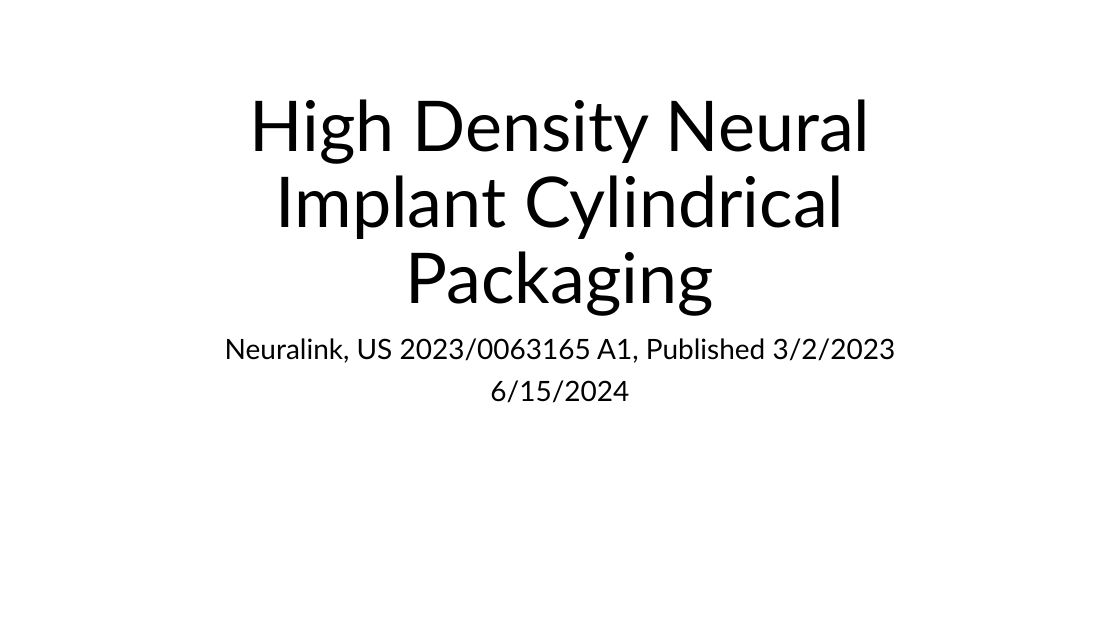
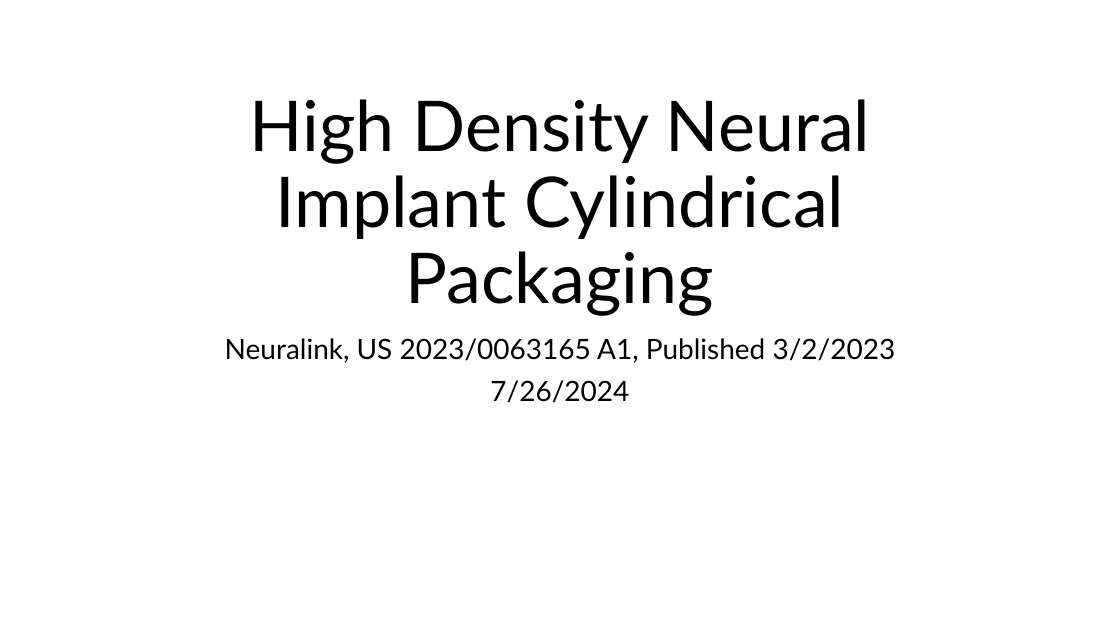
Before and after one commit to michaela10c/neuralink-patents, a slide deck: slide 1 of High Density Neural Implant Cylindrical Packaging/High Density Neural Implant Cylindrical Packaging.pptx. Drawn at 1120x630 pixels with LibreOffice and Linux fonts; fonts in the diff are those of the drawing. Boxes give left, top, right and bottom in pixels: in the first picture for what was removed or moved away, otherwise in the second. Text is boxed around its words. In the diff, an @@ line names an element or a change of style, - is before the commit and + after.

```diff
--- a/High Density Neural Implant Cylindrical Packaging/High Density Neural Implant Cylindrical Packaging.pptx
+++ b/High Density Neural Implant Cylindrical Packaging/High Density Neural Implant Cylindrical Packaging.pptx
@@ subtitle at (x1=490, y1=380, x2=629, y2=403): text changed @@
-6/15/2024
+7/26/2024
```
